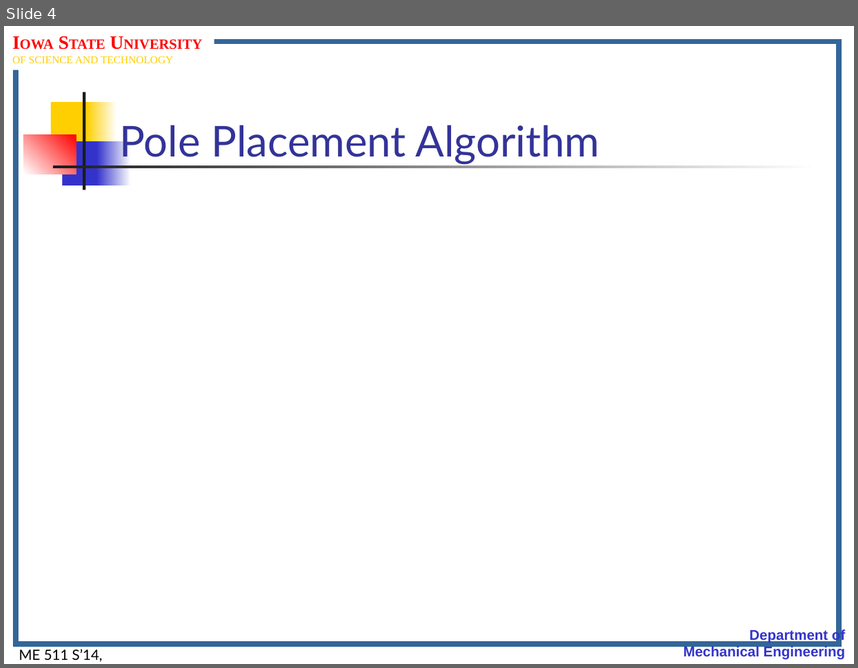
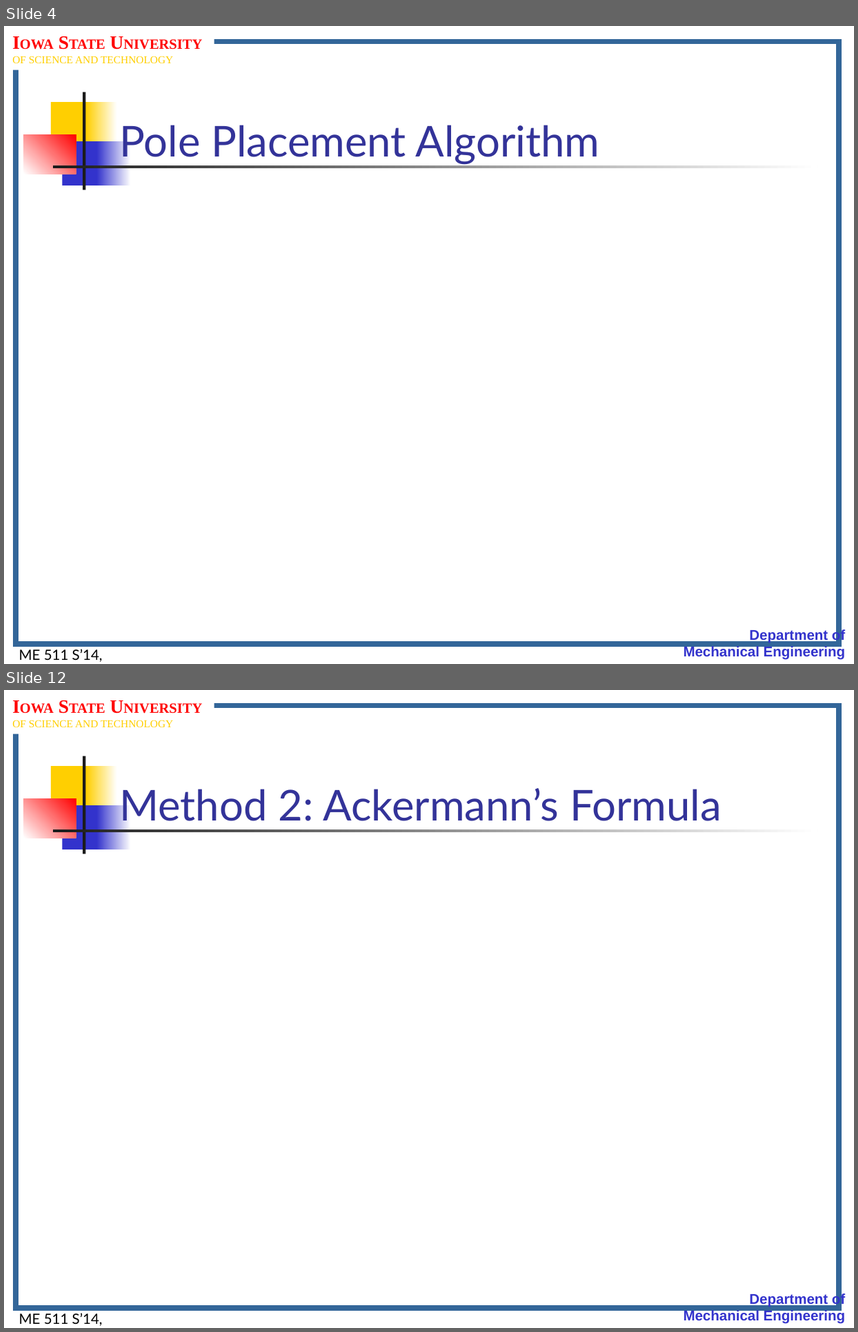
Before and after one commit to jasonnicholson/ME_511_Spring_2014_Lectures, a slide deck: me511_S14__Lect.Notes_Set12.pptm. Shown one above the other, each under a label of ours: slide 4 before the commit, slides 4 and 12 after it; the slides between them are not shown. The pictures are 858x668 and 858x1332 pixels, drawn with LibreOffice and Linux fonts; fonts in the diff are those of the drawing; grey boxes stand for pictures; background and template pictures are left out. Boxes give left, top, right and bottom in pixels: in the first picture for what was removed or moved away, otherwise in the second. Text is boxed around its words. In the diff, an @@ line names an element or a change of style, - is before the commit and + after.

```diff
--- a/me511_S14__Lect.Notes_Set12.pptm
+++ b/me511_S14__Lect.Notes_Set12.pptm
@@ slide 12 added at bbox=[4, 690, 854, 1328], background #FFFFFF; not listed: 11 template elements that a slide beside it also shows @@
@@ title added at bbox=[119, 788, 722, 828], 36 pt, text #333399 @@
+Method 2: Ackermann’s Formula
```
Also in this commit, not shown: 1 slide changed, 21 other slides added, 7 other files.
